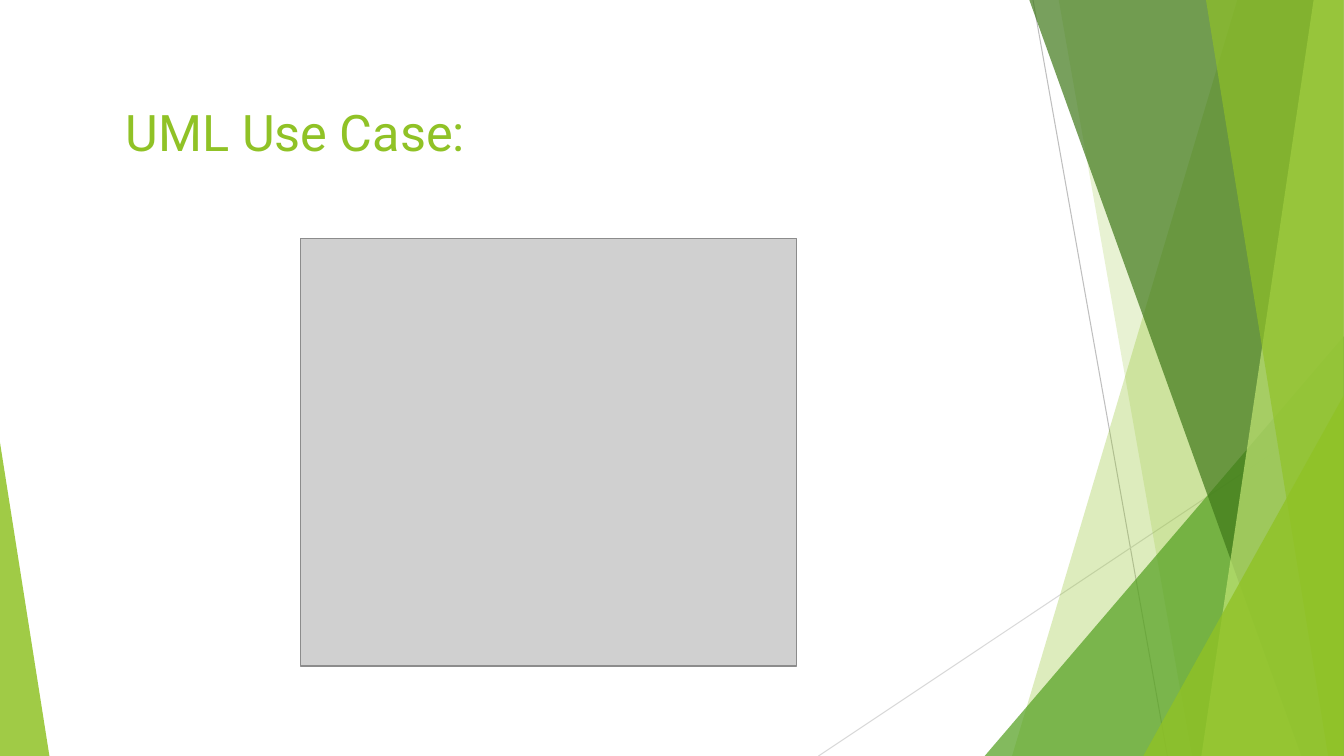
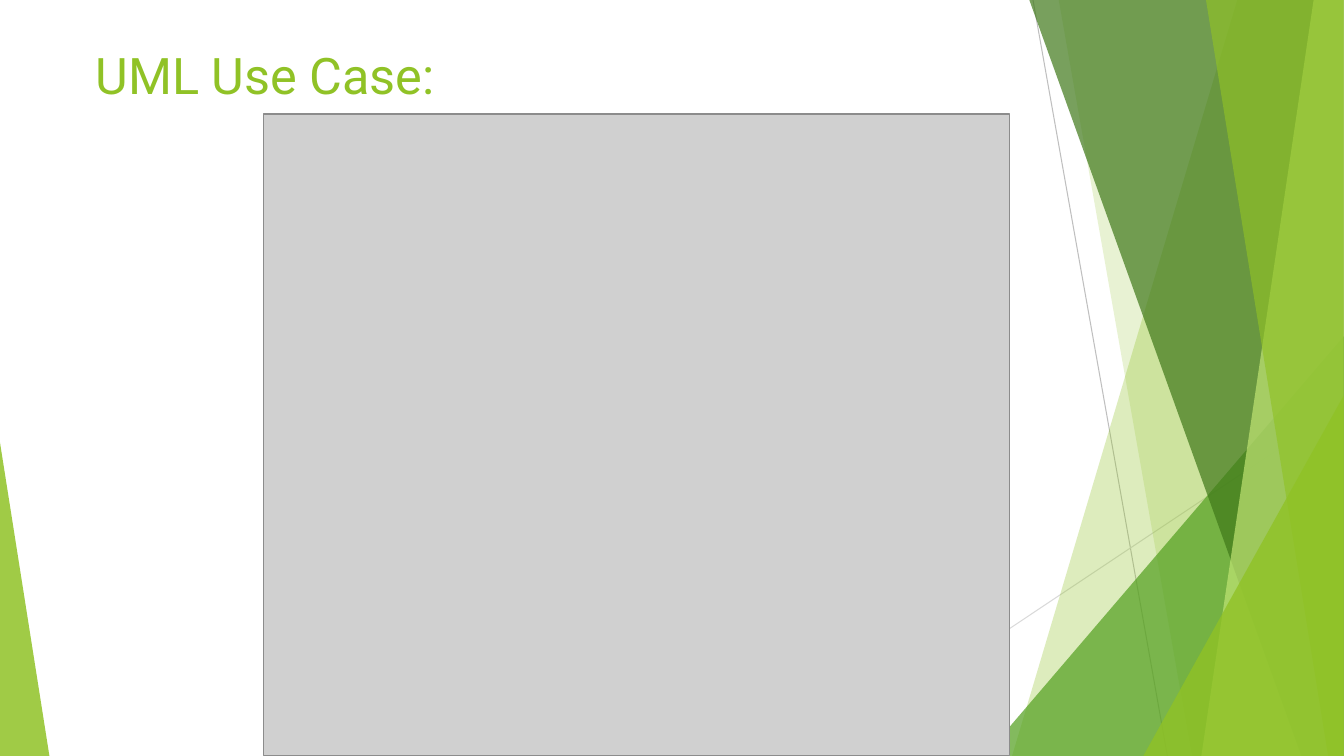
Before and after one commit to Naresh-Barua/Software-Engeneering-Project-, a slide deck: slide 4 of RateIt.pptx (slide 3 before the commit). Drawn at 1344x756 pixels with LibreOffice and Linux fonts; fonts in the diff are those of the drawing; grey boxes stand for pictures. Boxes give left, top, right and bottom in pixels: in the first picture for what was removed or moved away, otherwise in the second. Text is boxed around its words. In the diff, an @@ line names an element or a change of style, - is before the commit and + after.

```diff
--- a/RateIt.pptx
+++ b/RateIt.pptx
@@ title "UML Use Case:": place and size @@
-title "UML Use Case:" at [126, 114, 465, 152]
+title "UML Use Case:" at [95, 57, 435, 95]
@@ picture: place and size @@
-picture at [300, 238, 798, 665]
+picture at [264, 114, 1010, 756]
```
Also in this commit, not shown: 5 other slides changed, 2 slides added.
